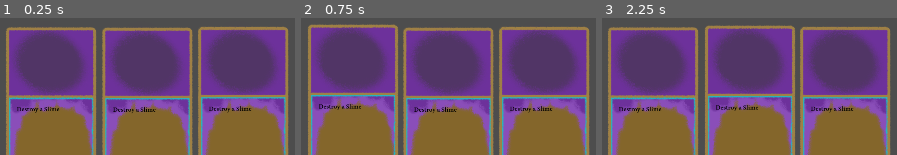
Above: before the commit, frames 1-3 (left to right).
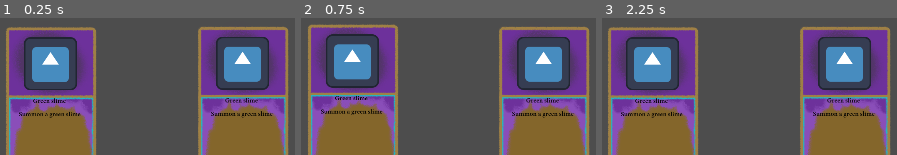
Above: after the commit, the same moments.

Repository: LuisLasbelin/LudumDare55
Game: Godot game, scene res://scenes/game_screen.tscn
The game is run twice, just before and just after one commit, with the same random seed, the same clock (stepped at 60 frames per second) and the same inputs. The engine's default icon, where the game draws it, is replaced by a stand-in: a white triangle on a blue panel in a dark square.
Inputs (mouse positions are in pixels of both pictures, inside the frame that each line leads up to):
- Up to frame 1 (0.25 s): no input
- Up to frame 2 (0.75 s): tap Enter at 0.5 s; move the mouse to (351, 94) at 0.52 s; press the mouse at (351, 94) at 0.53 s
- Up to frame 3 (2.25 s): tap Space at 1.25 s; move the mouse to (843, 93) at 1.27 s; release the mouse at (843, 93) at 1.28 s; click (843, 93) at 1.35 s; tap Enter at 2 s; move the mouse to (749, 94) at 2.02 s; press the mouse at (749, 94) at 2.03 s

The runs differ from the first frame. In frame 1, 44% of the frame differs, in the area x 5-93%, y 6-100%; in frame 2, 44%; in frame 3, 44%, in the area x 5-93%, y 5-100%.

Commit message:
FEAT: summon green slime card

Diff:
--- a/assets/cards/summon_green_slime/node.tscn
+++ b/assets/cards/summon_green_slime/node.tscn
@@ -3,6 +3,6 @@
 [ext_resource type="Script" path="res://scripts/cards/SummonCard.gd" id="1_aw6no"]
 [ext_resource type="Resource" uid="uid://bht00wl74q725" path="res://assets/creatures/green_slime.tres" id="2_q5khg"]
 
-[node name="SummonGreenSlime" type="Node"]
+[node name="CardEffect" type="Node"]
 script = ExtResource("1_aw6no")
 creature_to_summon = ExtResource("2_q5khg")
--- a/scenes/card.tscn
+++ b/scenes/card.tscn
@@ -1,9 +1,10 @@
-[gd_scene load_steps=6 format=3 uid="uid://bjb5pwaap3br6"]
+[gd_scene load_steps=7 format=3 uid="uid://bjb5pwaap3br6"]
 
 [ext_resource type="Script" path="res://scripts/cards/Card.gd" id="1_8cpji"]
 [ext_resource type="Texture2D" uid="uid://gijnwrqxkv6l" path="res://assets/sprites/card.png" id="1_jh113"]
 [ext_resource type="LabelSettings" uid="uid://b27r0wbp4lith" path="res://assets/fonts/card_text.tres" id="2_duo0v"]
 [ext_resource type="Resource" uid="uid://btxdqt6p2l5nn" path="res://assets/cards/summon_green_slime/effect.tres" id="2_htp6o"]
+[ext_resource type="Texture2D" uid="uid://5q3wpuphtnag" path="res://icon.svg" id="5_wiwkd"]
 
 [sub_resource type="RectangleShape2D" id="RectangleShape2D_hp6x5"]
 size = Vector2(211, 322)
@@ -12,18 +13,31 @@
 script = ExtResource("1_8cpji")
 card_data = ExtResource("2_htp6o")
 
-[node name="Card" type="Sprite2D" parent="."]
+[node name="Background" type="Sprite2D" parent="."]
 position = Vector2(2.12499, -12.875)
 scale = Vector2(0.41626, 0.41626)
 texture = ExtResource("1_jh113")
 
-[node name="Label" type="Label" parent="."]
-offset_left = -80.0
-offset_top = 23.0
-offset_right = 84.0
-offset_bottom = 132.0
+[node name="Title" type="Label" parent="."]
+offset_left = -83.0
+offset_top = 3.0
+offset_right = 81.0
+offset_bottom = 112.0
 text = "Destroy a Slime"
 label_settings = ExtResource("2_duo0v")
+horizontal_alignment = 1
+
+[node name="Body" type="Label" parent="."]
+offset_left = -75.0
+offset_top = 35.0
+offset_right = 89.0
+offset_bottom = 144.0
+text = "Destroy a Slime"
+label_settings = ExtResource("2_duo0v")
+
+[node name="Image" type="Sprite2D" parent="."]
+position = Vector2(1, -79)
+texture = ExtResource("5_wiwkd")
 
 [node name="Area2D" type="Area2D" parent="."]
 
--- a/scenes/game_screen.tscn
+++ b/scenes/game_screen.tscn
@@ -13,9 +13,6 @@
 [node name="Card2" parent="." instance=ExtResource("1_8si5p")]
 position = Vector2(682, 939)
 
-[node name="Card3" parent="." instance=ExtResource("1_8si5p")]
-position = Vector2(452, 941)
-
 [node name="SummonArea" type="Area2D" parent="."]
 input_pickable = false
 
--- a/scripts/autoload/CardsEffectsManager.gd
+++ b/scripts/autoload/CardsEffectsManager.gd
@@ -4,18 +4,18 @@
 @export var spawns = [
 	{
 		"position" : Vector2(337,583),
-		"creature" : false
+		"creature" : null
 	},
 	{
 		"position" : Vector2(480,583),
-		"creature" : false
+		"creature" : null
 	}
 ]
 
 
 func summon(creature_data : CreatureData):
 	for spawn in spawns:
-		if spawn["creature"] == false:
+		if spawn["creature"] == null:
 			var creature = creature_template.instantiate()
 			creature.data = creature_data
 			creature.position = spawn["position"]
@@ -34,7 +34,7 @@
 	for spawn in spawns:
 		if spawn["creature"] == creature:
 			GameState.current_mana += creature.get_mana()
-			spawn["creature"] = false
+			spawn["creature"] = null
 			creature.queue_free()
 			print("DEBUG: sacrificed for ", creature.get_mana(), " player now has ", GameState.current_mana, " mana.")
 			return true
--- a/scripts/cards/Card.gd
+++ b/scripts/cards/Card.gd
@@ -3,6 +3,7 @@
 var origin_position : Vector2
 var picked : bool = false
 @export var card_data : CardData # must be set before added to the scene
+var card_effect : CardEffect
 
 # Called when the node enters the scene tree for the first time.
 func _ready():
@@ -10,6 +11,11 @@
 	# Create node with effect
 	var card_effect_inv = card_data.card_effect_node.instantiate()
 	self.add_child(card_effect_inv)
+	card_effect = get_node("CardEffect")
+	# Set Card data
+	$Body.text = card_data.text
+	$Image.texture = card_data.image
+	$Title.text = card_data.title
 
 # Called every frame. 'delta' is the elapsed time since the previous frame.
 func _process(delta):
@@ -22,5 +28,9 @@
 		picked = true
 	if event.is_action_released("pick"):
 		# Check if it is on a valid area to use the card
+		var areas = $Area2D.get_overlapping_areas()
+		for area in areas:
+			if area.name == "SummonArea":
+				card_effect.use()
 		picked = false
 		self.position = origin_position
